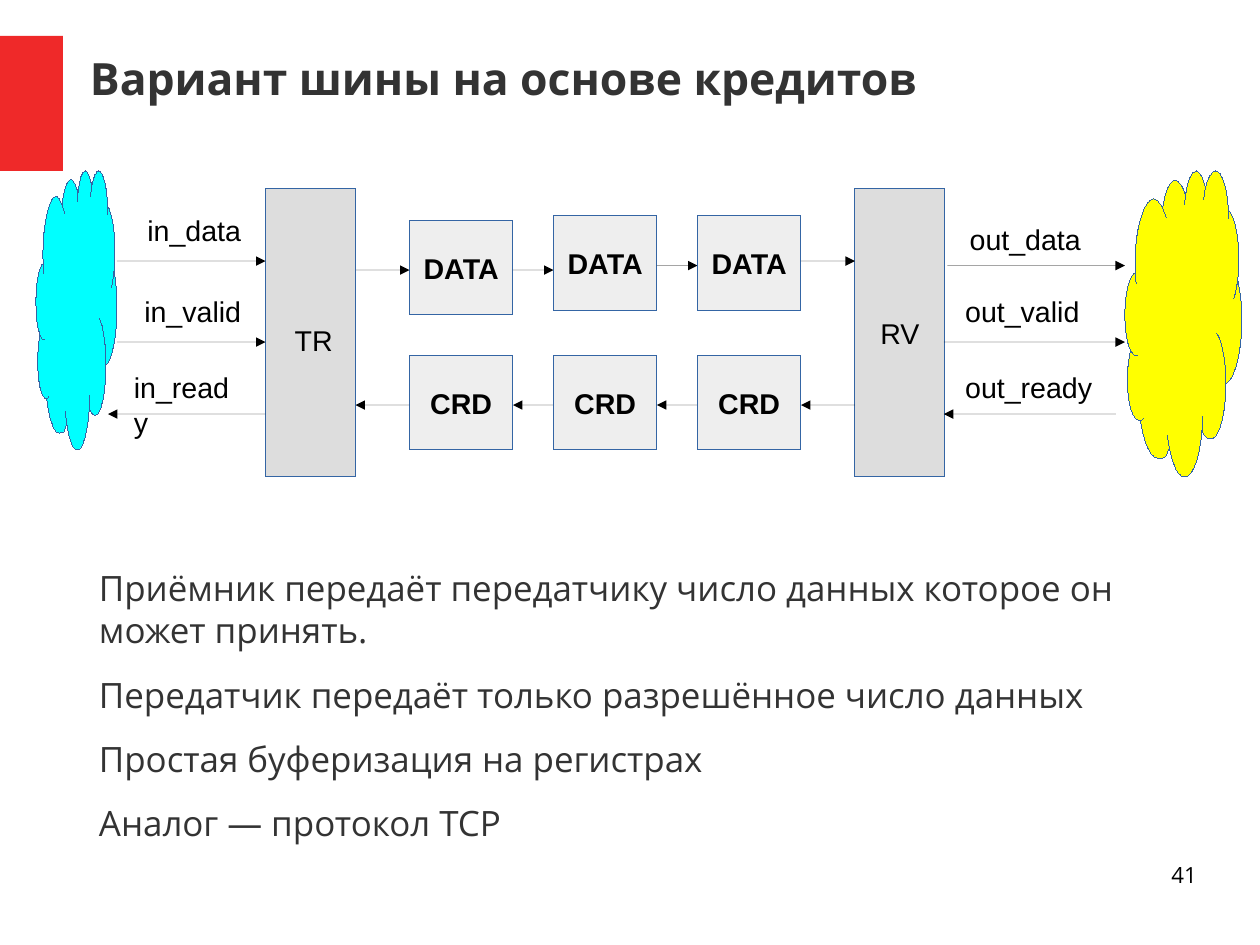
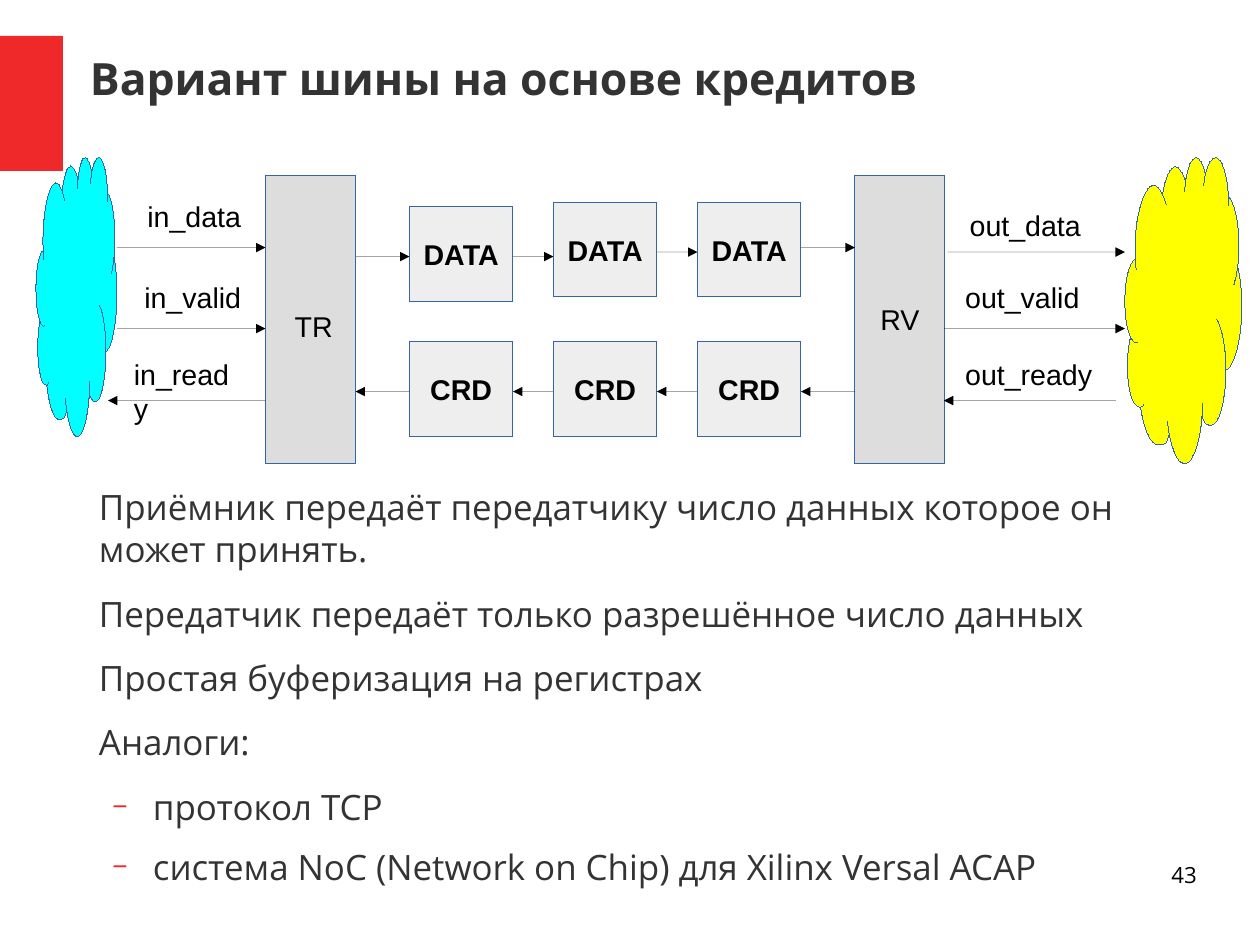
Before and after one commit to DigitalDesignSchool/2021dev, a slide deck: slide 43 of examples/presentation/pr_1.odp (slide 41 before the commit). Drawn at 1260x945 pixels with LibreOffice and Linux fonts; fonts in the diff are those of the drawing. Boxes give left, top, right and bottom in pixels: in the first picture for what was removed or moved away, otherwise in the second. Text is boxed around its words. In the diff, an @@ line names an element or a change of style, - is before the commit and + after.

```diff
--- a/examples/presentation/pr_1.odp
+++ b/examples/presentation/pr_1.odp
@@ 14 arrows, 8 rectangles, 7 texts, 2 freeform shapes: place and size @@
-14 arrows, 8 rectangles, 7 texts, 2 freeform shapes at bbox=[35, 172, 1242, 478]
+14 arrows, 8 rectangles, 7 texts, 2 freeform shapes at bbox=[35, 158, 1242, 464]
@@ text "Приёмник передаёт передатчику число данных ...": place and size @@
-text "Приёмник передаёт передатчику число данных ..." at bbox=[99, 575, 1113, 845]
+text "Приёмник передаёт передатчику число данных ..." at bbox=[99, 494, 1113, 889]
@@ text at bbox=[99, 730, 1036, 889]: text changed @@
-Аналог — протокол TCP
+Аналоги:
+  − протокол TCP
+  − система NoC (Network on Chip) для Xilinx Versal ACAP
@@ page number at bbox=[1171, 867, 1196, 884]: text changed @@
-41
+43
```
Also in this commit, not shown: 4 other slides changed, 2 slides added, 33 other files.
